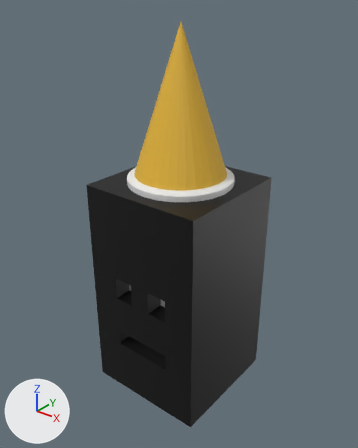
Renders of the COLLADA model Assets/Models/Snipper.dae from each side of a commit.
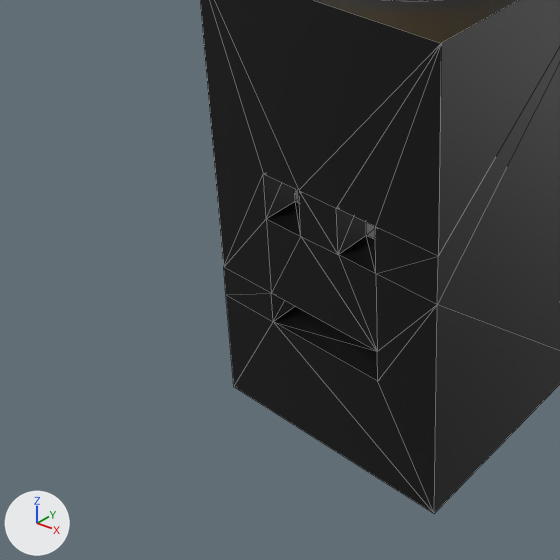
Each version appears first whole from a 50 mm camera at (2.2, -2.77, 2.16) aimed at (0.01, -0.03, 0.46), and next in a close-up on the part from 0% to 69% of the width and 45% to 100% of the height. Lighting does not change. The marker at lower left points along +X, +Y and +Z. The close-ups show mesh edges as thin lines. Where no turn or scale is listed for an object, it has been applied to the vertices.
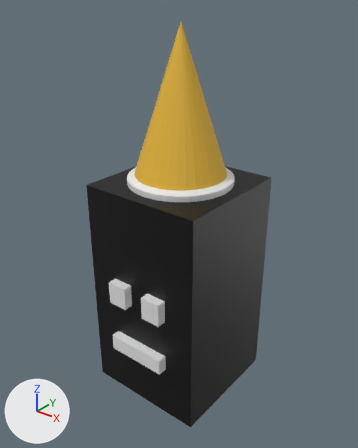
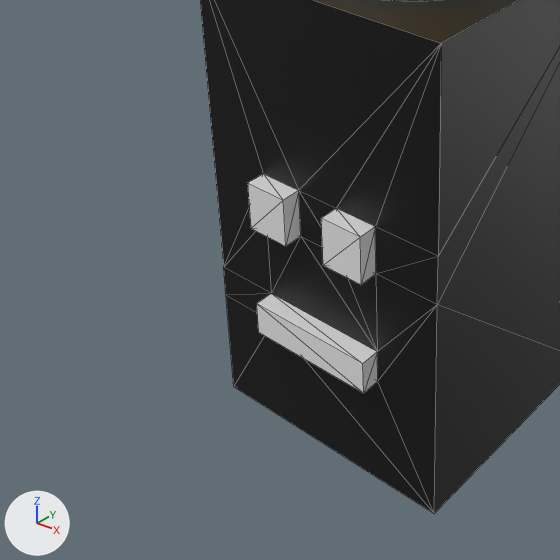
Location of each change, (x1, y1, x2, y2) in pixels of the close-ups (560 x 560 px; the box of a moved part takes in the faces that stretch with it):
part 1 of me_cube, moved or reshaped
    before: (263, 174, 376, 274)
    after: (248, 174, 376, 285)
part 2 of me_cube, moved or reshaped
    before: (271, 294, 378, 381)
    after: (257, 294, 378, 393)

The change, as a list of edits to the scene's bpy script:
```text
Change me_cube:
    where me_cube.from_pydata(...)  # 36 vertices, 68 faces; spans x -0.5..0.5, y -0.5..0.5, z -1.0..0.8
    used by ob_cube; location = (0.0, 0.0, 0.0)
    before: 24 (0.09, -0.36, -0.1) at pixel (366, 235), 25 (0.25, -0.36, -0.1), 26 (-0.25, -0.36, -0.1) at pixel (295, 201), 27 (-0.08, -0.36, -0.1), 32 (0.25, -0.36, 0.09)
    before: 33 (-0.25, -0.36, 0.09), 34 (-0.08, -0.36, 0.09), 35 (0.09, -0.36, 0.09)
    before: 28 (-0.25, -0.36, -0.55), 29 (0.25, -0.36, -0.55), 30 (0.25, -0.36, -0.42), 31 (-0.25, -0.36, -0.42)
    me_cube part 1
    add for i in [*range(24, 28), *range(32, 36)]: me_cube.vertices[i].co += Vector((0.0, -0.22, 0.0))
    me_cube part 2
    add for i in [*range(28, 32)]: me_cube.vertices[i].co += Vector((0.0, -0.22, 0.0))
```
